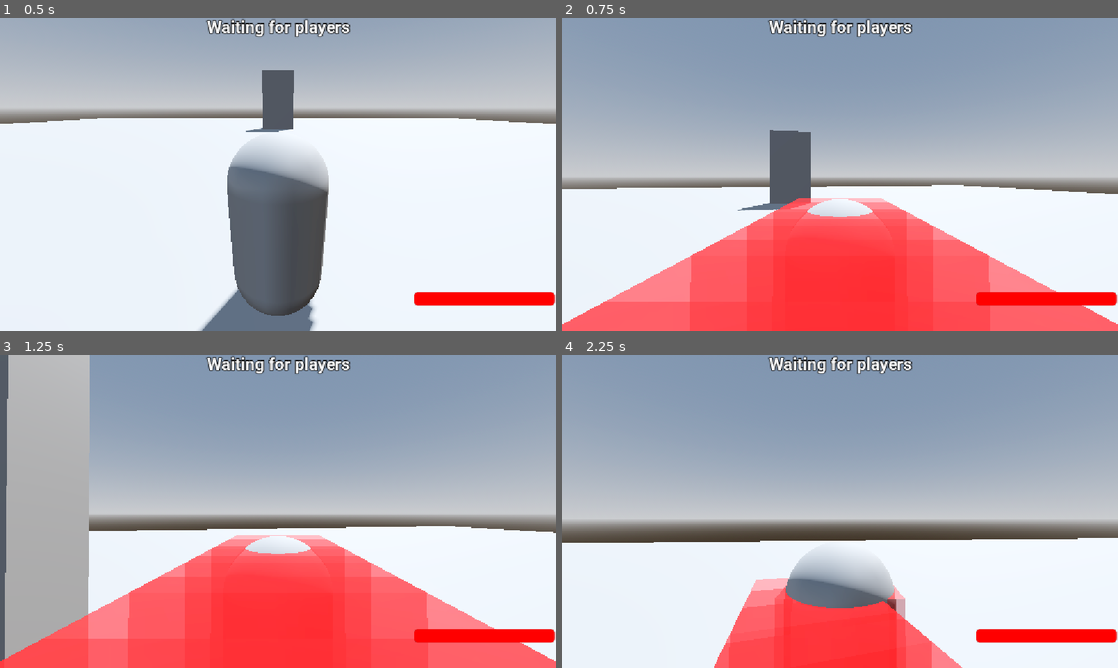
Above: before the commit, frames 1-4 (two rows, left to right).
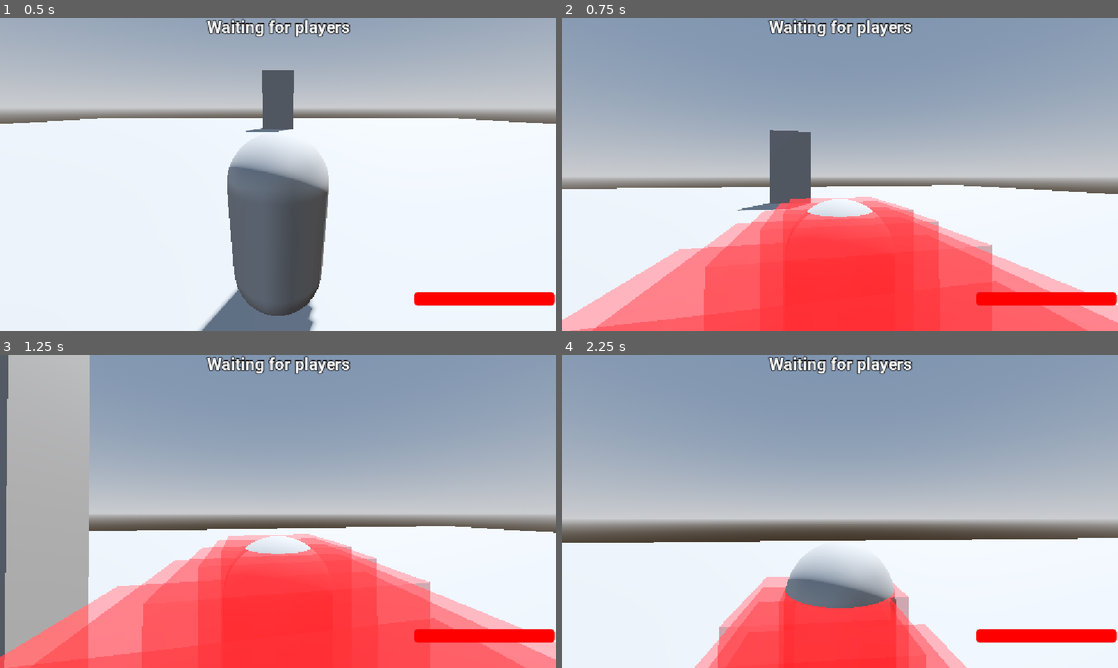
Above: after the commit, the same moments.

Repository: Virus01Official/forgotten_rewrite
Game: Godot game, scene res://main.tscn
Same seed, same stepped clock (60 frames per second), same inputs: the game is played once before the commit and once after it.
Inputs (mouse positions are in pixels of both pictures, inside the frame that each line leads up to):
- Up to frame 1 (0.5 s): no input
- Up to frame 2 (0.75 s): move the mouse to (867, 174) at 0.52 s; hold Up (ui_up) from 0.53 s (still down); hold E (Ability2) from 0.53 s (still down)
- Up to frame 3 (1.25 s): keep holding Up (ui_up); keep holding E (Ability2)
- Up to frame 4 (2.25 s): keep holding Up (ui_up); move the mouse to (812, 511) at 1.27 s; release E (Ability2) at 1.28 s; tap Q (Ability1) at 1.35 s; tap E (Ability2) at 1.55 s; move the mouse to (851, 505) at 2.02 s; hold E (Ability2) from 2.03 s (still down)

Frame 1 is identical in both runs. In frame 2, 6.3% of the frame differs, in the area x 0-100%, y 57-100%; in frame 3, 5.8%; in frame 4, 1.6%.

Commit message:
added hit sfx

Diff:
--- a/scenes/test_npc.tscn
+++ b/scenes/test_npc.tscn
@@ -14,3 +14,5 @@
 
 [node name="MeshInstance3D" type="MeshInstance3D" parent="CollisionShape3D" unique_id=781743329]
 mesh = SubResource("CapsuleMesh_vifff")
+
+[node name="SFX" type="AudioStreamPlayer" parent="." unique_id=239948437]
--- a/scripts/ability_component.gd
+++ b/scripts/ability_component.gd
@@ -13,6 +13,8 @@
 var slash_sfx = preload("res://assets/sfx/Slash_swing.ogg")
 var envy_sfx = preload("res://assets/sfx/Noli_stab.mp3")
 
+var slash_hit = preload("res://assets/sfx/Yixi_Hit.mp3")
+
 var _dash_active := false
 #var _dash_timer := 0.0
 #var _dash_speed := 0.0
@@ -28,7 +30,7 @@
 			var spawn_pos = $"..".global_position + -$"..".transform.basis.z * 1.0
 			spawn_pos.y -= 0.9
 			$"../..".add_hitbox(
-				$"..".hitboxes, spawn_pos, hit_flag, 25, "survivor", Vector3(1.0,1.0,1.0), $".."
+				$"..".hitboxes, spawn_pos, hit_flag, 25, "survivor", Vector3(1.0,1.0,1.0),slash_hit, $".."
 			)
 			await get_tree().create_timer(0.05).timeout
 
--- a/scripts/hitboxes.gd
+++ b/scripts/hitboxes.gd
@@ -3,6 +3,8 @@
 var hit_flag: Array = []
 var hit_killer = false
 var damage = 25
+var hitsfx = null
+var og_plr = null
 
 func _on_body_entered(body: Node3D) -> void:
 	if hit_flag.size() > 0:
@@ -13,6 +15,9 @@
 			hit_flag.append(true)
 			body.health -= damage
 			_turn_green()
+			if og_plr:
+				og_plr.get_node("SFX").stream = hitsfx
+				og_plr.get_node("SFX").play()
 	elif "isKiller" in body and body.isKiller and hit_killer:
 		if body.health > 0:
 			hit_flag.append(true)
--- a/scripts/main.gd
+++ b/scripts/main.gd
@@ -2,7 +2,7 @@
 
 var intermission_started := false
 
-func add_hitbox(hitbox, pos, hit_flag: Array, damage, Hittarget: String, size: Vector3, source_player = null) -> void:
+func add_hitbox(hitbox, pos, hit_flag: Array, damage, Hittarget: String, size: Vector3, hitsfx, source_player = null) -> void:
 	var instance = hitbox.instantiate()
 	instance.hit_flag = hit_flag
 
@@ -12,6 +12,7 @@
 		instance.hit_killer = true
 
 	instance.damage = damage
+	instance.hitsfx = hitsfx
 
 	instance.scale = size
 
@@ -20,6 +21,7 @@
 
 	if source_player:
 		instance.global_rotation = source_player.global_rotation
+		instance.og_plr = source_player
 
 	await get_tree().create_timer(0.5).timeout
 	instance.queue_free()
Not shown, added: assets/sfx/Yixi_Hit.mp3.import
Not shown, added: assets/sfx/Yixi_Hit.mp3
